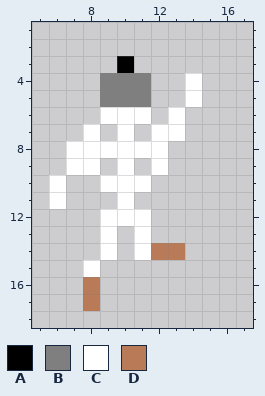
Two versions of one pixel-art sprite, data/fallens/skeleton.png. This is how it looked before the edit.
The file is 21x21 pixels. Shown: x 5..17, y 1..18.
Palette (. is transparent): A #000000  B #7f7f7f  C #ffffff  D #b97a57
Pixels before, first column x 6:
 3 ....A....
 4 ...BBB..C
 5 ...BBB..C
 6 ...CCC.C.
 7 ..C.C.CC.
 8 .CCCCCC..
 9 .CC.C.C..
10 C..CCC...
11 C...C....
12 ...CCC...
13 ...C.C...
14 ...C.CDD.
15 ..C......
16 ..D......
17 ..D......
The same view after the edit:
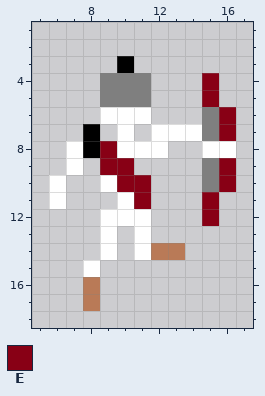
Colours new in this view: E #880015
The edit:
Colour C gives way to colour A in rows 7 to 8 at x 8.
The edit adds colour B in rows 6 to 7 at x 15; in rows 9 to 10 at x 15.
The edit adds colour C in row 7 at x 14; in row 8 at x 15 to 16.
The edit adds colour E in rows 4 to 5 at x 15; in rows 6 to 7 at x 16; in row 9 at x 9 and 16; in row 10 at x 16; in row 11 at x 11 and 15; in row 12 at x 15.
Colour C gives way to colour E in row 8 at x 9; in row 9 at x 10; in row 10 at x 10 to 11.
The author cleared colour C in rows 4 to 5 at x 14; in row 6 at x 13; in row 9 at x 8 and 12.
Where, in picture pixels (left, top, right, bottom), the same in both pictures:
changed: (83, 73, 236, 226)
